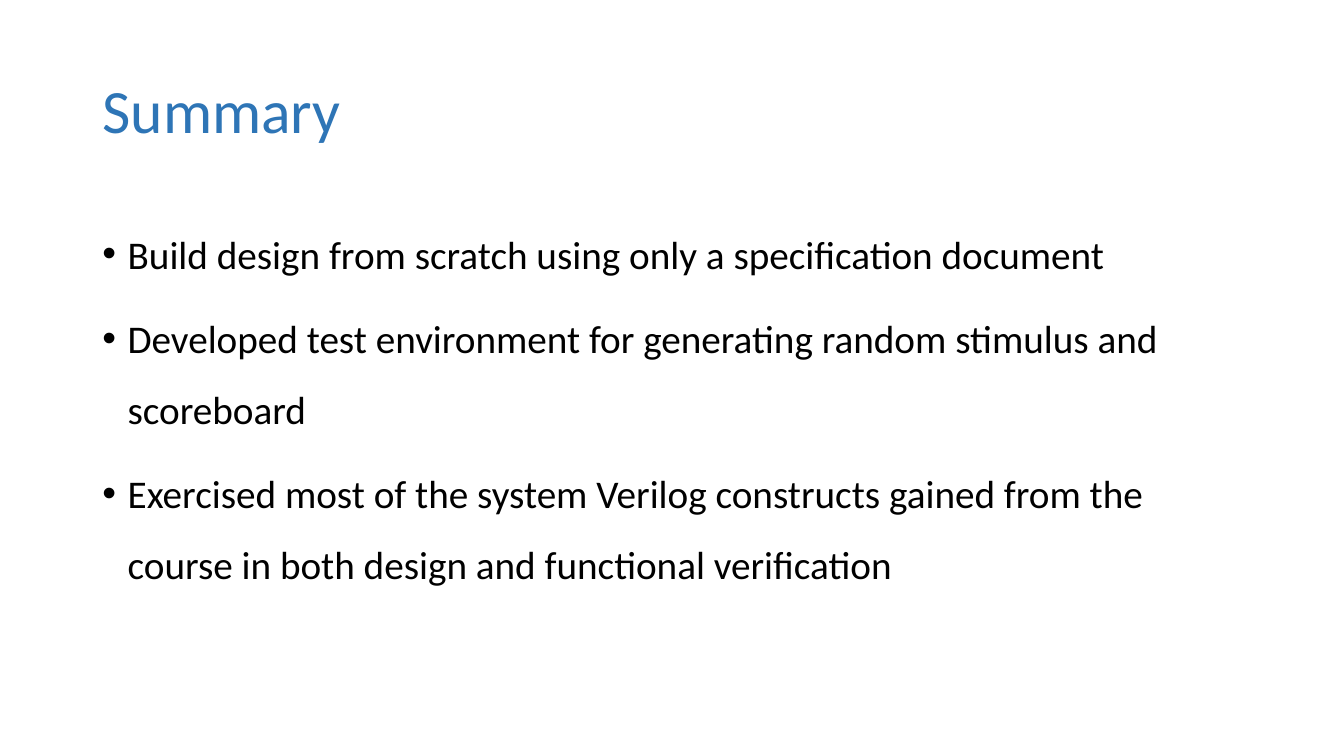
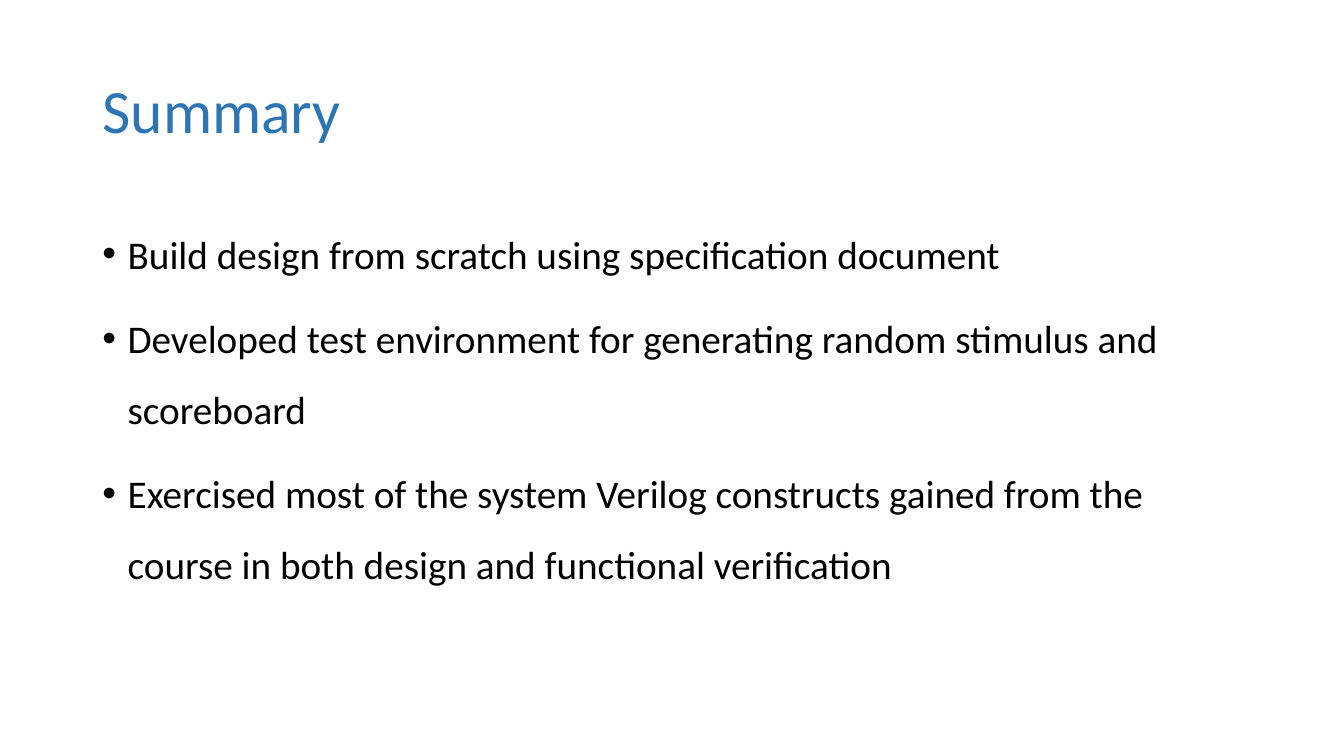
Before and after one commit to mafzzz/can-controller, a slide deck: slide 38 of Docs/Final Project Presenatation.pptx. Drawn at 1344x756 pixels with LibreOffice and Linux fonts; fonts in the diff are those of the drawing. Boxes give left, top, right and bottom in pixels: in the first picture for what was removed or moved away, otherwise in the second. Text is boxed around its words. In the diff, an @@ line names an element or a change of style, - is before the commit and + after.

```diff
--- a/Docs/Final Project Presenatation.pptx
+++ b/Docs/Final Project Presenatation.pptx
@@ text at box(128, 241, 999, 276): text changed @@
-• Build design from scratch using only a specification document
+• Build design from scratch using specification document
```
Also in this commit, not shown: 2 other slides changed.
